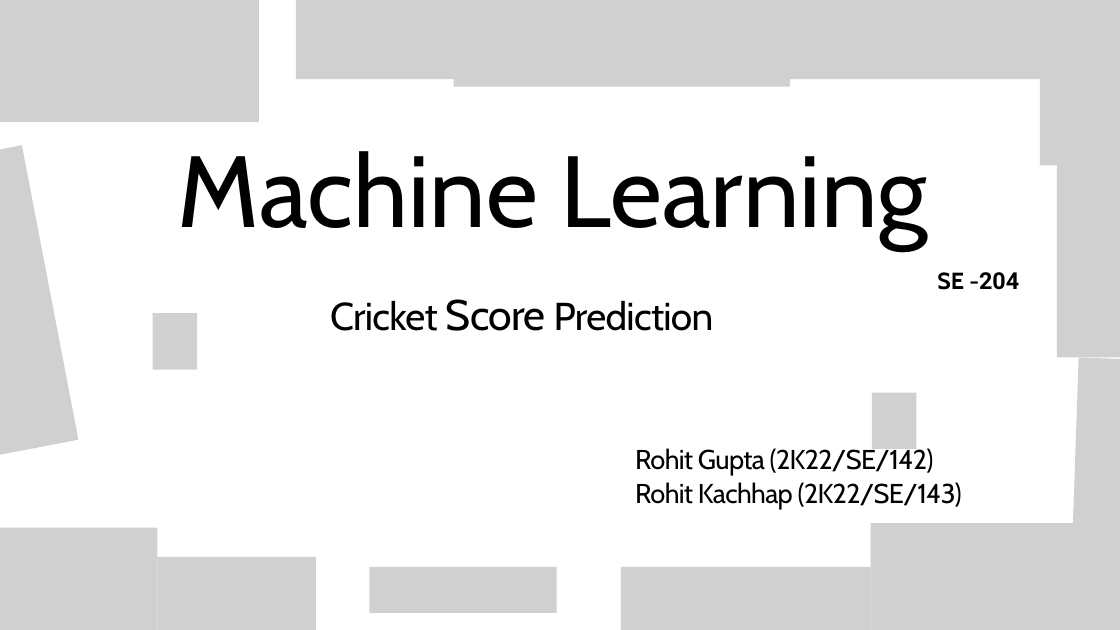
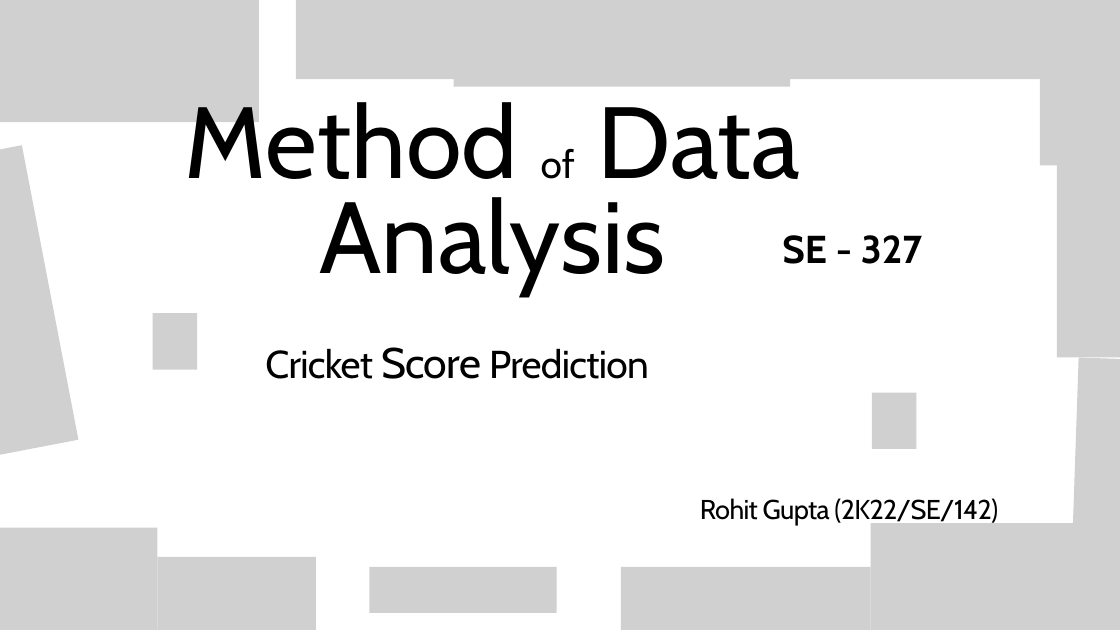
Before and after one commit to MrRohitG/ML-projects-IPL-Score-Predictor, a slide deck: slide 1 of IPL Score Predictor/ipl_score_pred.pptx. Drawn at 1120x630 pixels with LibreOffice and Linux fonts; fonts in the diff are those of the drawing; grey boxes stand for pictures; background and template pictures are left out. Boxes give left, top, right and bottom in pixels: in the first picture for what was removed or moved away, otherwise in the second. Text is boxed around its words. In the diff, an @@ line names an element or a change of style, - is before the commit and + after.

```diff
--- a/IPL Score Predictor/ipl_score_pred.pptx
+++ b/IPL Score Predictor/ipl_score_pred.pptx
@@ text at [185, 93, 800, 295]: text changed @@
-Machine Learning
+Method of Data Analysis
@@ text at [782, 235, 922, 264]: text changed; size 30 to 50 pt @@
-SE -204
+SE - 327
@@ text "Cricket Score Prediction": place and size @@
-text "Cricket Score Prediction" at [330, 299, 714, 331]
+text "Cricket Score Prediction" at [265, 347, 649, 379]
@@ text at [635, 482, 962, 509]: paragraph removed @@
-Rohit Kachhap (2K22/SE/143)
@@ text "Rohit Gupta (2K22/SE/142)": place and size @@
-text "Rohit Gupta (2K22/SE/142)" at [635, 446, 962, 509]
+text "Rohit Gupta (2K22/SE/142)" at [700, 498, 998, 525]
```
Also in this commit, not shown: 2 other slides changed, 2 other files.
